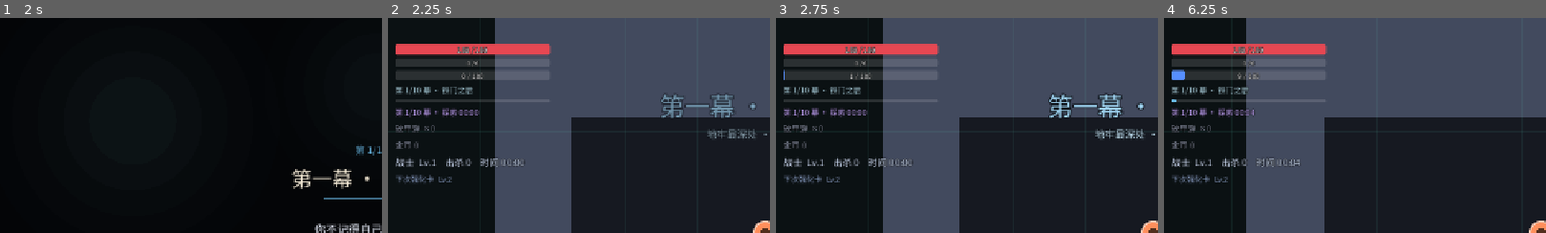
Above: before the commit, frames 1-4 (left to right).
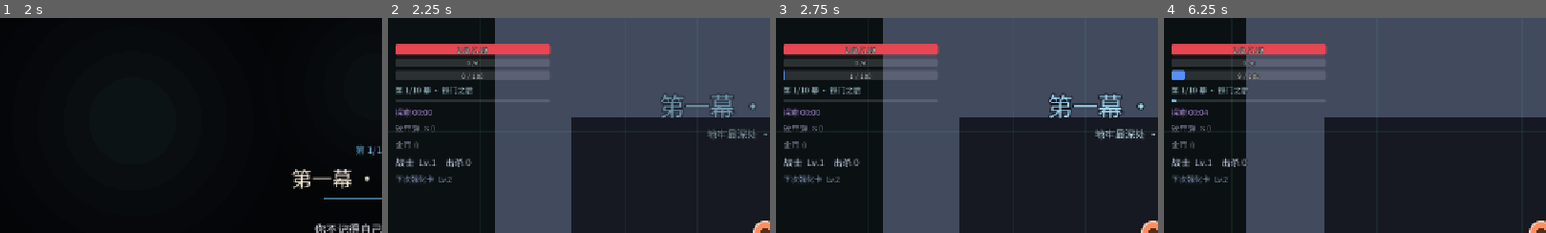
Above: after the commit, the same moments.

Repository: xumingxian29/MYGAME
Game: Godot game, scene res://MY主场景.tscn
The game is run twice, just before and just after one commit, with the same random seed, the same clock (stepped at 60 frames per second) and the same inputs.
Inputs (mouse positions are % of the whole screen's width and height, from its top left):
- Up to frame 1 (2 s): click "开始游戏" at 0.5 s; click "暂停" at 1.25 s
- Up to frame 2 (2.25 s): click "跳过" at 2 s
- Up to frame 3 (2.75 s): no input
- Up to frame 4 (6.25 s): tap Enter at 2.75 s; move the mouse to (72, 45) at 2.77 s; hold D (move_right) 2.78-3.5 s; tap M at 2.85 s; click (72, 45) at 2.92 s; drag from (30, 55) to (45, 70) at 3.52 s; move the mouse to (60, 28) at 4.27 s; hold D (move_right) 4.28-5 s; tap 1 at 4.35 s; drag from (45, 70) to (20, 35) at 5.02 s; tap Space (cast_skill) at 5.75 s; move the mouse to (80, 65) at 5.77 s; hold A (move_left) from 5.78 s (still down); tap R at 5.85 s
The pictures show only the part of the screen within x 1-51%, y 0-50%; the shares and areas given below are measured in that part.

Frame 1 is identical in both runs. In frame 2, 0.7% of the frame differs, in the area x 2-36%, y 41-70%; in frame 3, 0.7%; in frame 4, 0.6%.

Commit message:
feat: 判定表导出 Excel + H5 同步 + 手机端 HUD 去重
判定表（docs/结局判定表-十种账本.xlsx，三 sheet）：
- 判定表的判定列是**可执行规则链**，不是写死的结论：改 B~E 票数，J 现场重算
- 与 Story.resolve_ending() 同序：合计0→黎明；最大票≤3→杂色；唯一最大；
  并列看最后一次（不在并列组就退回 稳→贪→战→财）
- recalc 54 公式 0 错；读回缓存值与 story_check 的十种账本逐行一致
- docs/结局判定表-十种账本.gen.py 可重新生成（openpyxl 直写）

H5：
- 新 dev/web_mobile_shot.mjs（原生 CDP）在 844x390@2x 跑 6 项：
  加载 / canvas 填满 / 点开始 / 开局播剧情 / 右上角跳过点得中且真跳过 / 进战斗
- 已推 gh-pages，线上 index.pck 与本地一致，对线上 URL 复跑也全过

手机截图中发现的两处重复（桌面 1280 看不出来）：
- HUD 两行都以「第 1/10 幕」开头 → 新增 _status_text()，幕号只在 set_stage 那行；
  王座厅改为「还站着 3 位 / 城门已开」
- 「探索 00:07」与「时间 00:07」同一个 _elapsed → 玩家行去掉时间

踩坑记录（PRD §19.2）：
- setTouchEmulationEnabled 一开，CDP dispatchMouseEvent 全被丢掉，四种输入方式
  都到不了引擎，看起来像"手机点不动开始按钮"
- CDP 截图是 2 倍图，按 2x 像素当 CSS 读会让坐标整体偏 140px

自检 455 项全绿。

Diff:
--- a/scripts/game.gd
+++ b/scripts/game.gd
@@ -2802,6 +2802,22 @@
 		Story.progress_text(_map_index), int(round((_power_scale() - 1.0) * 100.0)), _time_text()]
 
 
+## HUD 状态行（血条下面那一行）。**不带幕号**：上一行 set_stage 已经写了
+## 「第 N/10 幕 · 幕名」，这里再写一次，两行都以"第 1/10 幕"开头——
+## 桌面 1280 宽只是重复，844x390 的手机上两行挤在一起像串行。
+## 手机截图（.workbuddy/web_m_4_battle.png）里量出来的，不是推测。
+func _status_text() -> String:
+	if _gauntlet_total > 0:
+		# 王座厅没有难度增益可报，改成"还站着几位"——这里玩家的唯一问题是还要打几个
+		if _gauntlet_left > 0:
+			return "还站着 %d 位 · %s" % [_gauntlet_left, _time_text()]
+		return "城门已开 · %s" % _time_text()
+	if _floor <= 0:
+		return "探索 " + _time_text()
+	# 难度百分比直接写出来：只藏在数值里的话，玩家只会觉得"后面莫名其妙打不动了"。
+	return "敌 +%d%% · %s" % [int(round((_power_scale() - 1.0) * 100.0)), _time_text()]
+
+
 ## 离玩家最近的一扇门的位移。没有门时返回零向量（箭头会自动隐藏）。
 func _nearest_portal_offset() -> Vector2:
 	if not is_instance_valid(player):
@@ -2837,10 +2853,12 @@
 		hud.set_stage(_act_text(act_index), progress, boss_alive, Story.tint(act_index))
 	# 时间放进来是为了让老玩家还能对表：章节推进多少秒是可变节奏，
 	# 但"我这局撑了多久"仍然是排行榜和手感的共同基准。
-	hud.set_stats("%s  Lv.%d    击杀 %d    时间 %s" % [HeroClass.NAMES[_hero], _level, _kills, _time_text()])
+	# 玩家行不再带"时间"：上面状态行的"探索 00:07"和它是同一个 _elapsed，
+	# 手机截图里两行都顶着 00:07——同一个数写两遍，白占一行宽度。
+	hud.set_stats("%s  Lv.%d    击杀 %d" % [HeroClass.NAMES[_hero], _level, _kills])
 	hud.set_next_upgrade(_next_card_level)
 	hud.set_danger(_danger_level())
-	hud.set_zone_status(_map_text(), false)
+	hud.set_zone_status(_status_text(), false)
 	# 箭头复用：挑门时指向最近的门。门开在 Boss 尸体周围，玩家常常被击退到
 	# 走廊另一头，没有指向的话"四扇门已开"就只是一句横幅。其余时候零向量自动隐藏。
 	if _awaiting_portal:
Not shown, added: dev/gauntlet_shot.gd.uid
Not shown, added: dev/run_check.gd.uid
Not shown, added: dev/story_check.gd.uid
Not shown, added: dev/story_shot.gd.uid
Not shown, changed: .workbuddy/memory/2026-11-28.md
Not shown, changed: docs/PRD-H5发布.md
Not shown, added: docs/结局判定表-十种账本.xlsx
